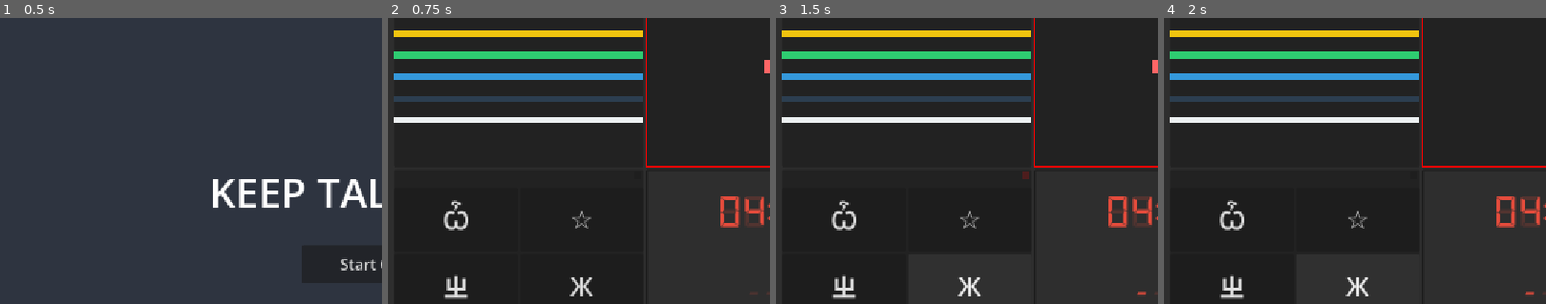
Above: before the commit, frames 1-4 (left to right).
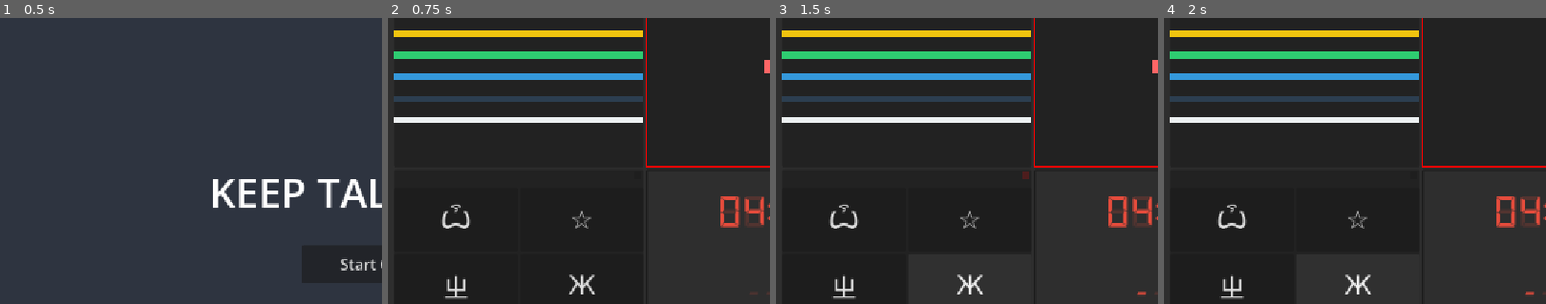
Above: after the commit, the same moments.

Repository: yutianzhe30/KeepTalkingOL
Game: Godot game, scene res://Scenes/UI/MainMenu.tscn
Two runs of this game, one before a commit and one after it. Both use one fixed random seed, a clock stepped at 60 frames per second and the inputs below.
Inputs:
- Up to frame 1 (0.5 s): no input
- Up to frame 2 (0.75 s): click "Start Game" at 0.5 s
- Up to frame 3 (1.5 s): click "Ж" at 1.25 s
- Up to frame 4 (2 s): no input
The pictures show only the part of the screen within x 0-50%, y 10-60%; the shares and areas given below are measured in that part.

Frame 1 is identical in both runs. In frame 2, 0.8% of the frame differs, in the area x 13-55%, y 63-98%; in frame 3, 0.8%; in frame 4, 0.8%.

Commit message:
fix font

Diff:
--- a/Scripts/Modules/ButtonModule.gd
+++ b/Scripts/Modules/ButtonModule.gd
@@ -13,8 +13,8 @@
 	["Ϙ", "Ѧ", "ƛ", "Ϟ", "Ѭ", "ϗ", "Ͽ", ], # List 1
 	["Ӭ", "Ϙ", "Ͽ", "Ҩ", "☆", "ϗ", "¿"], # List 2
 	["©", "Ѽ", "Ҩ", "Ж", "ƛ", "ㄓ", "☆"], # List 3
-	["б", "¶", "Ѣ", "Ѭ", "Ж", "¿", "ツ"], # List 4
-	["Ψ", "ツ", "Ѣ", "Ͼ", "¶", "Ѯ", "★"], # List 5
+	["б", "¶", "Ѣ", "Ѭ", "Ж", "¿", "Δ"], # List 4
+	["Ψ", "Δ", "Ѣ", "Ͼ", "¶", "Ѯ", "★"], # List 5
 	["б", "Ӭ", "҂", "æ", "Ψ", "Ҋ", "Ω"] # List 6
 ]
 
@@ -28,6 +28,8 @@
 const BUTTON_MIN_SIZE = Vector2(85, 100)
 const BUTTON_FONT_SIZE = 40
 
+var BUTTON_FONT = load("res://Assets/Font/DejaVuSans.ttf")
+
 func _ready():
 	_setup_buttons()
 	start_game()
@@ -39,6 +41,8 @@
 			buttons.append(child)
 			child.custom_minimum_size = BUTTON_MIN_SIZE
 			child.add_theme_font_size_override("font_size", BUTTON_FONT_SIZE)
+			if BUTTON_FONT:
+				child.add_theme_font_override("font", BUTTON_FONT)
 			child.pressed.connect(_on_button_pressed.bind(buttons.size() - 1))
 
 func start_game():
Binary file added: Assets/Font/DejaVuSans.ttf
Not shown, added: Assets/Font/DejaVuSans.ttf.import
Not shown, changed: Export/KTOL.html
Not shown, changed: Export/KTOL.pck
Not shown, changed: Export/MANUAL_CN.pdf
Not shown, changed: MANUAL_CN.md
